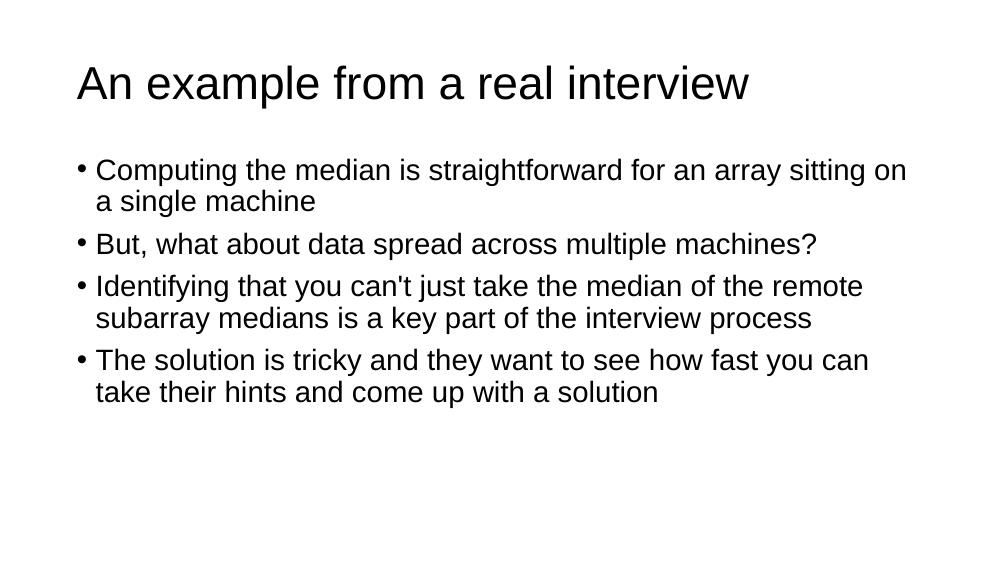
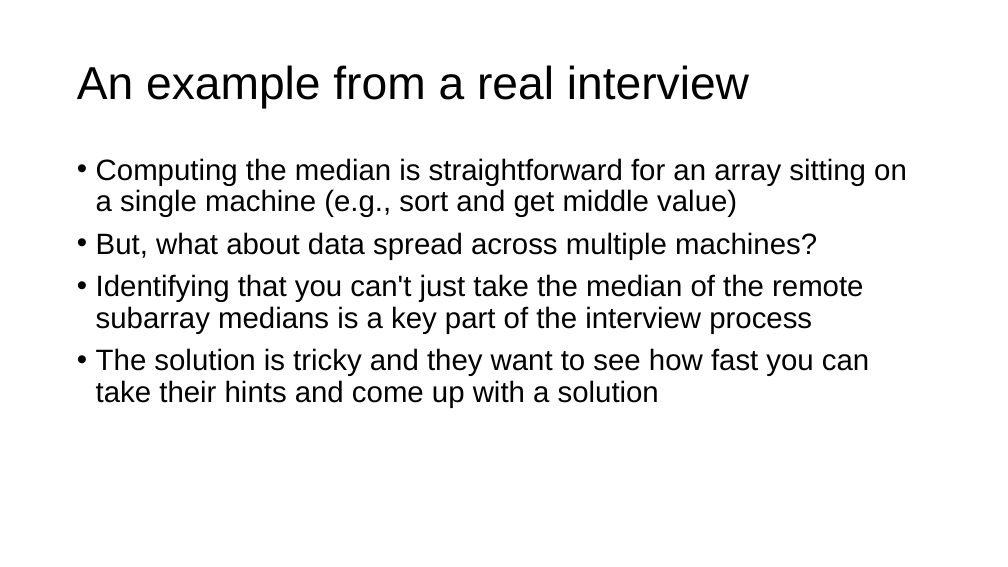
Before and after one commit to parrt/msds689, a slide deck: slide 18 of notes/problem-solving.pptx. Drawn at 1008x567 pixels with LibreOffice and Linux fonts; fonts in the diff are those of the drawing; background and template pictures are left out. Boxes give left, top, right and bottom in pixels: in the first picture for what was removed or moved away, otherwise in the second. Text is boxed around its words. In the diff, an @@ line names an element or a change of style, - is before the commit and + after.

```diff
--- a/notes/problem-solving.pptx
+++ b/notes/problem-solving.pptx
@@ text at (96,158,907,217): text changed @@
-• Computing the median is straightforward for an array sitting on a single machine
+• Computing the median is straightforward for an array sitting on a single machine (e.g., sort and get middle value)
```
Also in this commit, not shown: 5 other slides changed, 7 other files.
